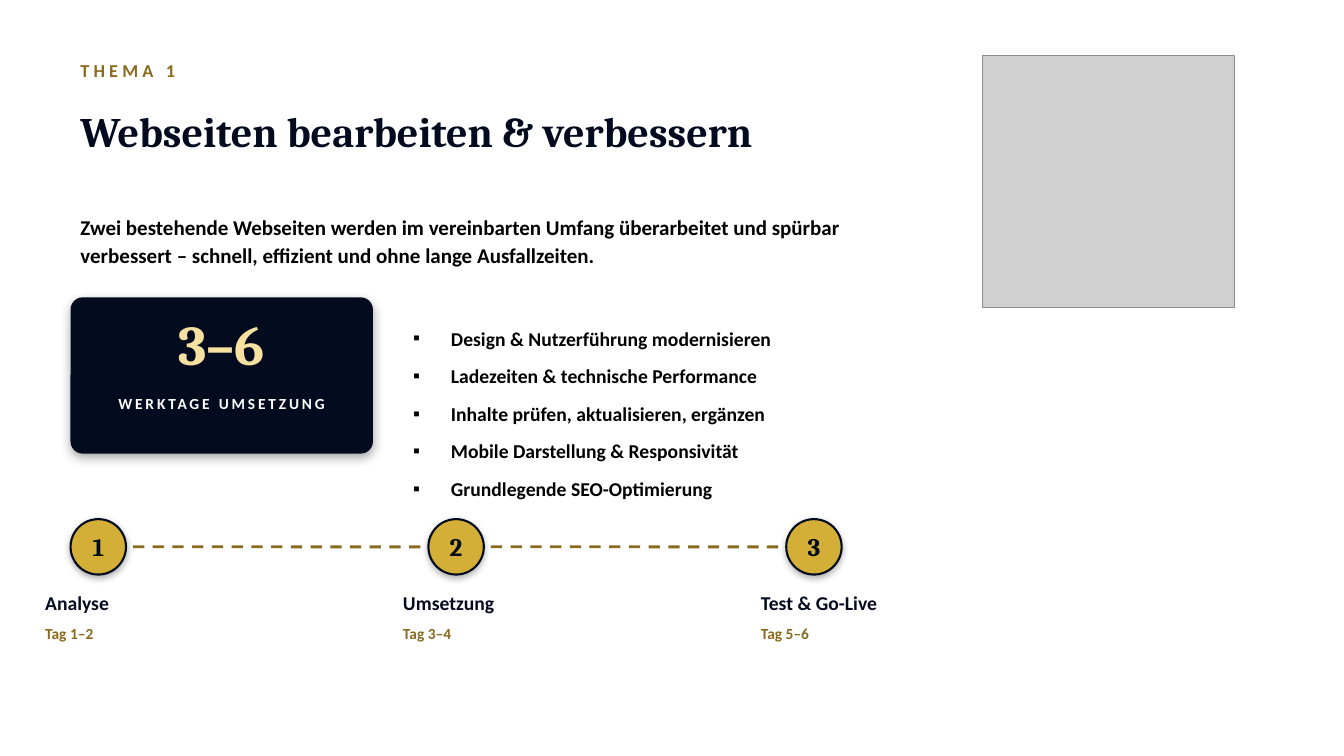
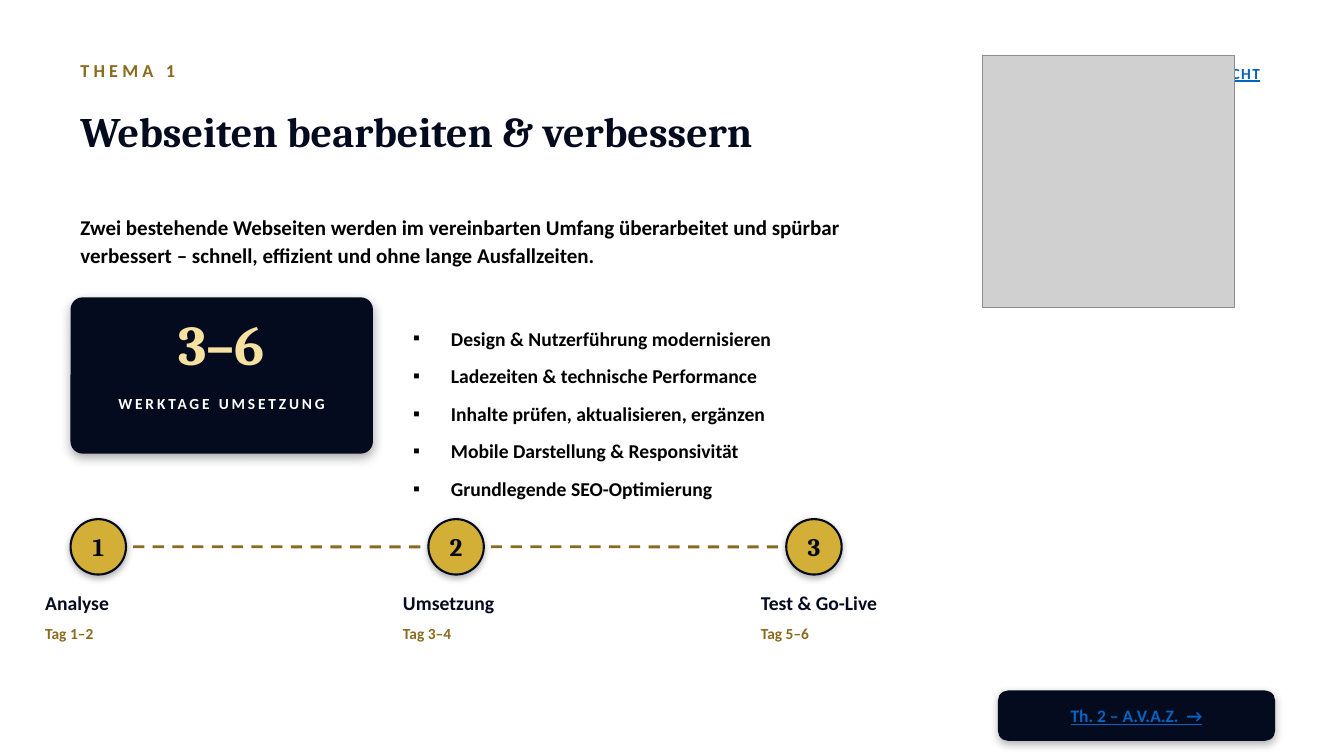
Before and after one commit to ThanosXXL/Thanos, a slide deck: slide 3 of praesentationen/Praesentation_Roadmap_2026.pptx. Drawn at 1344x756 pixels with LibreOffice and Linux fonts; fonts in the diff are those of the drawing; grey boxes stand for pictures; background and template pictures are left out. Boxes give left, top, right and bottom in pixels: in the first picture for what was removed or moved away, otherwise in the second. Text is boxed around its words. In the diff, an @@ line names an element or a change of style, - is before the commit and + after.

```diff
--- a/praesentationen/Praesentation_Roadmap_2026.pptx
+++ b/praesentationen/Praesentation_Roadmap_2026.pptx
@@ text added at [1177,66,1260,84], 11 pt, text #0563C1, bold, underline @@
+← ÜBERSICHT
@@ rounded rectangle added at [998,691,1275,741], fill #040B1F @@
@@ text added at [1071,709,1179,725], 12.5 pt, text #0563C1, bold, underline @@
+Th. 2 – A.V.A.Z. →
```
Also in this commit, not shown: 6 other slides changed, 1 slide added, 1 other file.
